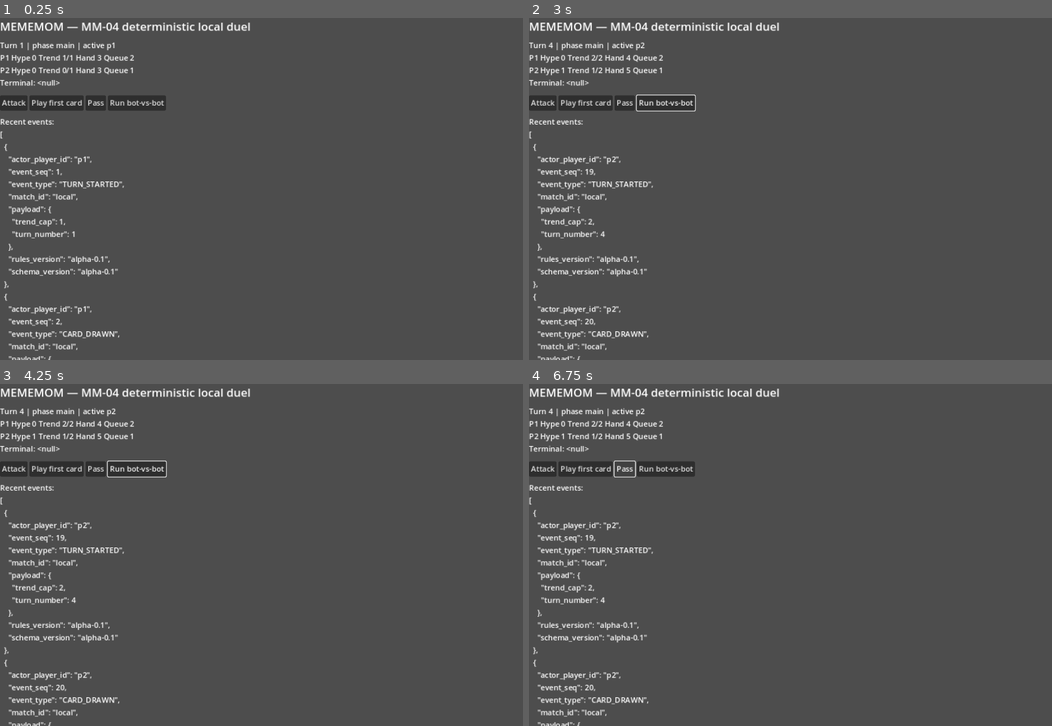
Above: before the commit, frames 1-4 (two rows, left to right).
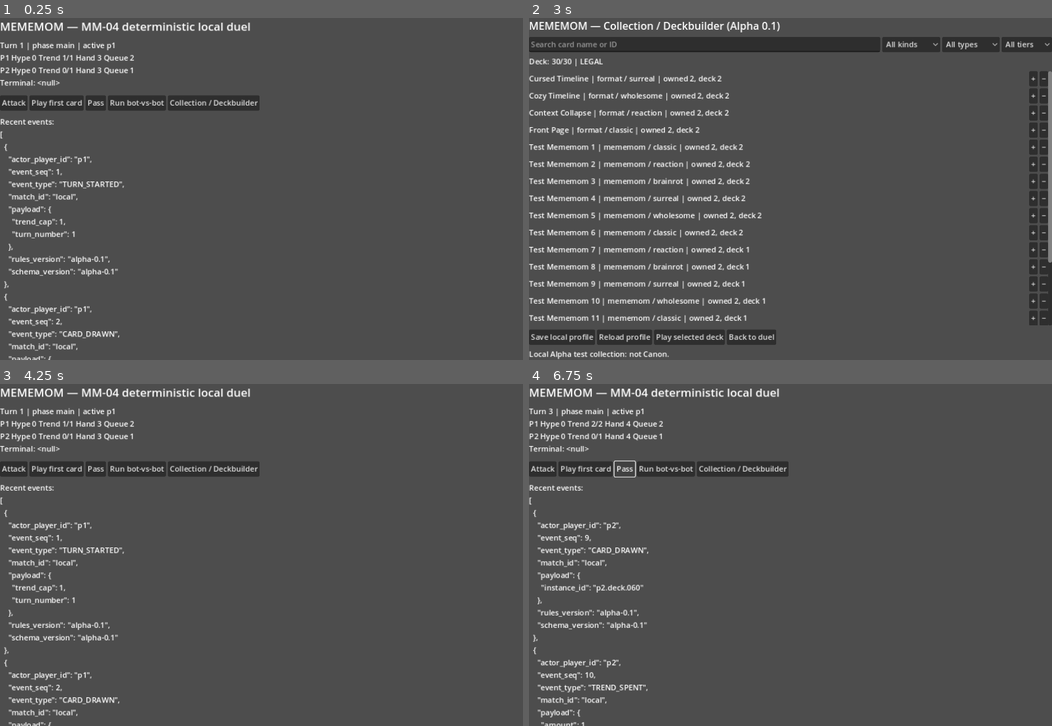
Above: after the commit, the same moments.

Repository: az1nn/meme-mon
Game: Godot game, scene res://scenes/Main.tscn
Same seed, same stepped clock (60 frames per second), same inputs: the game is played once before the commit and once after it.
Inputs (mouse positions are in pixels of both pictures, inside the frame that each line leads up to):
- Up to frame 1 (0.25 s): no input
- Up to frame 2 (3 s): click "Attack" at 0.5 s; click "Pass" at 1.25 s; click "Run bot-vs-bot" at 2 s; click (743, 103) at 2.75 s, where only the run after the commit has a clickable "Collection / Deckbuilder"
- Up to frame 3 (4.25 s): click (224, 702) at 3.5 s, where only the run after the commit has a clickable "Back to duel"
- Up to frame 4 (6.75 s): click "Play first card" at 4.25 s; click "Play first card" at 5 s; click "Attack" at 5.75 s; click "Pass" at 6.5 s

The runs differ from the first frame. In frame 1, 0.7% of the frame differs, in the area x 32-50%, y 22-27%; in frame 2, 18%, in the area x 0-100%, y 1-100%; in frame 3, 0.9%; in frame 4, 2.7%.

Commit message:
feat(mm-05): validate selected deck at duel entry and link Godot collection

Diff:
--- a/src/presentation/main.gd
+++ b/src/presentation/main.gd
@@ -2,6 +2,10 @@
 
 const DuelEngine = preload("res://src/domain/duel_engine.gd")
 const DeterministicBot = preload("res://src/domain/bot.gd")
+const CollectionModel = preload("res://src/domain/collection_model.gd")
+const CollectionStore = preload("res://src/data/collection_store.gd")
+const DeckValidator = preload("res://src/domain/deck_validator.gd")
+const PROFILE_PATH := "user://mememom/profile.json"
 
 var engine = DuelEngine.new()
 var bot = DeterministicBot.new("p2")
@@ -9,16 +13,48 @@
 var event_label: Label
 
 func _ready() -> void:
+	_build_ui()
 	var load_result: Dictionary = engine.load_card_file("res://data/cards/alpha-test-cards.json")
 	if not load_result["ok"]:
-		push_error("Card load failed: %s" % load_result)
+		status_label.text = "Card load blocked: %s" % load_result["code"]
+		push_error(status_label.text)
 		return
 	var deck: Array = _demo_deck()
-	var started: Dictionary = engine.new_match(123456789, deck, deck, "p1")
+	var draft_refs: Array = []
+	for edition_id in deck:
+		draft_refs.append({"card_id": str(engine.cards[edition_id]["card_id"]), "edition_id": edition_id})
+	var fallback: Dictionary = {"schema_version": "alpha-0.1", "rules_version": "alpha-0.1", "deck_id": "local-demo", "format_id": "alpha-0.1", "cards": draft_refs}
+	var legal: Dictionary = DeckValidator.new().validate_deck(fallback, engine.cards)
+	if not legal["ok"]:
+		status_label.text = "Demo deck rejected: %s" % legal["code"]
+		push_error(status_label.text)
+		return
+	if FileAccess.file_exists(PROFILE_PATH):
+		var stored: Dictionary = CollectionStore.new().load_profile(PROFILE_PATH)
+		if not stored["ok"]:
+			status_label.text = "Local profile rejected: %s" % stored["code"]
+			return
+		var model = CollectionModel.new()
+		var fixture = JSON.parse_string(FileAccess.get_file_as_string("res://data/cards/alpha-test-cards.json"))
+		var catalog_result: Dictionary = model.load_definitions(fixture["cards"])
+		if not catalog_result["ok"]:
+			status_label.text = "Catalog rejected: %s" % catalog_result["code"]
+			return
+		var imported: Dictionary = model.import_profile(stored["profile"])
+		if not imported["ok"]:
+			status_label.text = "Profile rejected: %s" % imported["code"]
+			return
+		if not model.selected_deck_id.is_empty():
+			var selected: Dictionary = model.selected_edition_ids()
+			if not selected["ok"]:
+				status_label.text = "Selected deck rejected: %s" % selected["code"]
+				return
+			deck = selected["edition_ids"]
+	var started: Dictionary = engine.new_match(123456789, deck, _demo_deck(), "p1")
 	if not started["ok"]:
-		push_error("Match start failed: %s" % started)
+		status_label.text = "Match start blocked: %s" % started["code"]
+		push_error(status_label.text)
 		return
-	_build_ui()
 	_render()
 
 func _build_ui() -> void:
@@ -35,7 +71,7 @@
 	root.add_child(status_label)
 	var actions: HBoxContainer = HBoxContainer.new()
 	root.add_child(actions)
-	for spec in [["Attack", "_on_attack"], ["Play first card", "_on_play"], ["Pass", "_on_pass"], ["Run bot-vs-bot", "_on_autorun"]]:
+	for spec in [["Attack", "_on_attack"], ["Play first card", "_on_play"], ["Pass", "_on_pass"], ["Run bot-vs-bot", "_on_autorun"], ["Collection / Deckbuilder", "_on_collection"]]:
 		var button: Button = Button.new()
 		button.text = spec[0]
 		button.pressed.connect(Callable(self, spec[1]))
@@ -56,12 +92,19 @@
 		"payload": payload
 	}
 
+func _on_collection() -> void:
+	get_tree().change_scene_to_file("res://scenes/Collection.tscn")
+
 func _on_attack() -> void:
+	if engine.state.is_empty():
+		return
 	engine.apply_intent(_intent("attack"))
 	_drive_bot_if_needed()
 	_render()
 
 func _on_play() -> void:
+	if engine.state.is_empty():
+		return
 	var p: Dictionary = engine.state["players"]["p1"]
 	if not p["hand"].is_empty():
 		engine.apply_intent(_intent("play_card", {"hand_index": 0}))
@@ -69,11 +112,15 @@
 	_render()
 
 func _on_pass() -> void:
+	if engine.state.is_empty():
+		return
 	engine.apply_intent(_intent("pass"))
 	_drive_bot_if_needed()
 	_render()
 
 func _on_autorun() -> void:
+	if engine.state.is_empty():
+		return
 	var human_bot = DeterministicBot.new("p1")
 	var guard: int = 0
 	while engine.state["terminal"] == null and guard < 500:
